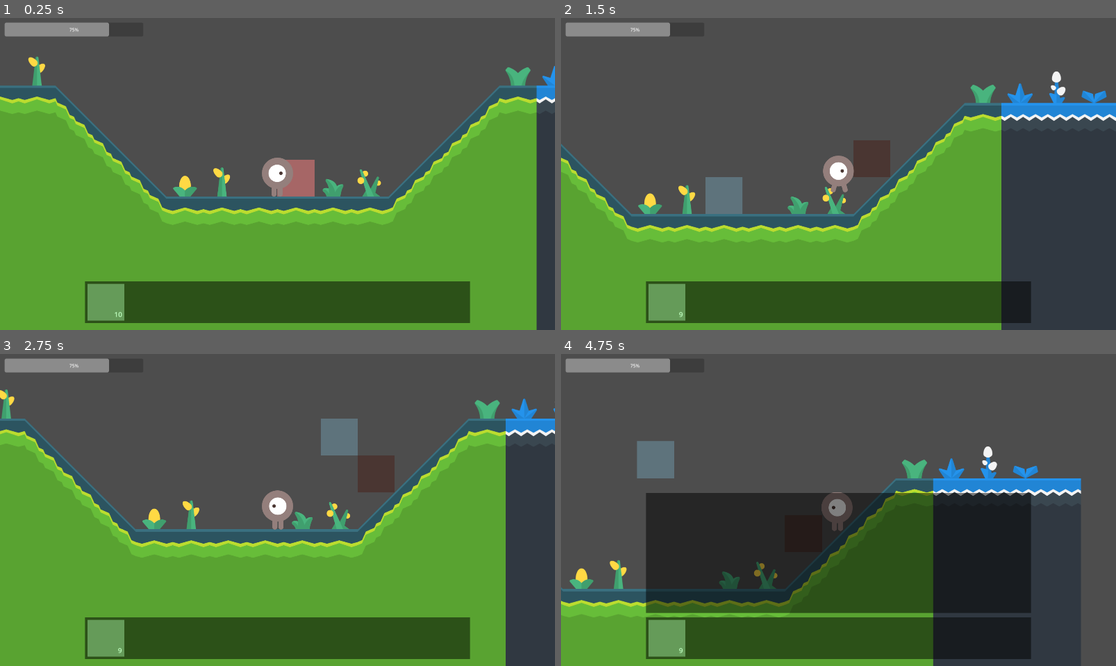
Above: before the commit, frames 1-4 (two rows, left to right).
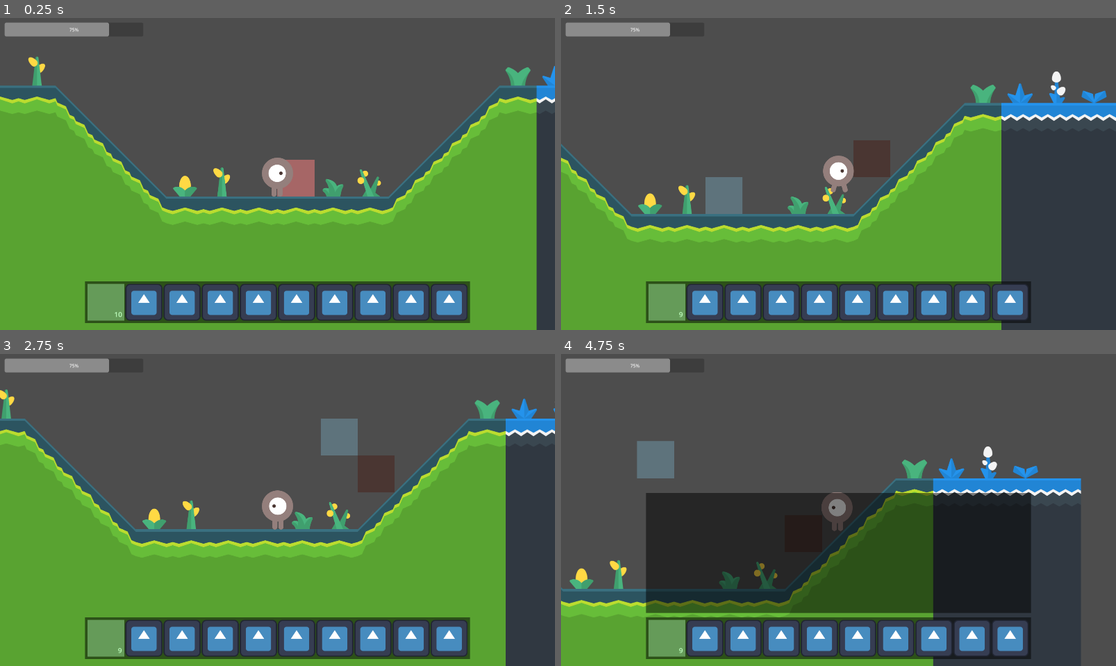
Above: after the commit, the same moments.

Repository: ichi-pg/godot-craft
Game: Godot game, scene res://main/main.tscn
The game is run twice, just before and just after one commit, with the same random seed, the same clock (stepped at 60 frames per second) and the same inputs. The engine's default icon, where the game draws it, is replaced by a stand-in: a white triangle on a blue panel in a dark square.
Inputs (mouse positions are in pixels of both pictures, inside the frame that each line leads up to):
- Up to frame 1 (0.25 s): no input
- Up to frame 2 (1.5 s): tap Enter at 0.5 s; move the mouse to (960, 158) at 0.52 s; press the mouse at (960, 158) at 0.53 s; hold D (move_right) from 0.53 s (still down); tap Space (battle_jump) at 0.77 s; move the mouse to (727, 189) at 1.27 s; release the mouse at (727, 189) at 1.28 s; tap Shift (battle_dodge) at 1.35 s
- Up to frame 3 (2.75 s): tap Space (battle_jump) at 1.52, 2 s; move the mouse to (333, 441) at 2.02 s; release D (move_right) at 2.03 s; hold A (move_left) from 2.03 s (still down); right-click (333, 441) at 2.1 s
- Up to frame 4 (4.75 s): move the mouse to (810, 572) at 2.77 s; release A (move_left) at 2.78 s; hold D (move_right) 2.78-4.28 s; tap Q (battle_heal) at 2.85 s; tap Space (battle_jump) at 3.02, 3.77, 4.52 s; move the mouse to (1005, 556) at 3.52 s; hold Mouse wheel down (hotbar_down) 3.53-4.28 s; tap Tab (inventory_toggle) at 4.15 s; move the mouse to (672, 463) at 4.27 s; hold A (move_left) from 4.28 s (still down); tap Mouse wheel up (hotbar_up) at 4.35 s

The runs differ from the first frame. In frame 1, 6.9% of the frame differs, in the area x 22-85%, y 85-97%; in frame 2, 6.9%; in frame 3, 6.9%; in frame 4, 6.8%.

Commit message:
Update drag item

Diff:
--- a/item/hotbar.gd
+++ b/item/hotbar.gd
@@ -67,7 +67,7 @@
 
 func _on_level_erased(tile_id):
 	increment_item(Common.ItemCategory.TILE, tile_id, 1)
-	# TODO pass drop
+	# TODO from drop
 
 func _on_level_placed(tile_id):
 	decrement_item(Common.ItemCategory.TILE, tile_id, 1)
--- a/item/inventory.gd
+++ b/item/inventory.gd
@@ -32,7 +32,7 @@
 
 func _on_hotbar_overflow(category, item_id, amount):
 	Common.increment_item(self, category, item_id, amount, 30)
-	# TODO drop
+	# TODO create drop
 
 
 func _can_drop_data(at_position, data):
@@ -41,5 +41,6 @@
 
 func _drop_data(at_position, item):
 	add_item(item.category, item.item_id, item.amount)
+	item.get_inventory().remove_item(item)
 	# TODO max count
-	# TODO free or init
+	# TODO stacking
--- a/item/item.gd
+++ b/item/item.gd
@@ -1,6 +1,8 @@
 extends TextureRect
 
 class_name Item
+
+const null_texture = preload("res://main/icon.svg")
 
 var category = Common.ItemCategory.NULL
 var item_id = 0
@@ -15,19 +17,25 @@
 	self.amount = amount
 	match category:
 		Common.ItemCategory.NULL:
+			texture = null_texture
+			#modulate.a = 0
 			$Label.visible = false
-			modulate.a = 0
 			return
 		Common.ItemCategory.TILE:
 			texture = Common.get_level_atlas(item_id)
+	modulate.a = 1
 	$Label.text = str(amount)
 	$Label.visible = true
-	modulate.a = 1
 
 
 func increment(amount):
 	self.amount = max(self.amount + amount, 0)
 	label.text = str(self.amount)
+
+
+func get_inventory():
+	# TODO cache
+	return get_parent().get_parent()
 
 
 func _get_drag_data(at_position):
@@ -56,5 +64,8 @@
 	var item_id = self.item_id
 	var amount = self.amount
 	init(item.category, item.item_id, item.amount)
-	item.init(category, item_id, amount)
-	# TODO ignore selector
+	if item_id:
+		item.init(category, item_id, amount)
+	else:
+		item.get_inventory().remove_item(item)
+	# TODO stacking
--- a/main/empty.gd
+++ b/main/empty.gd
@@ -6,6 +6,5 @@
 
 
 func _drop_data(at_position, item):
-	item.init(Common.ItemCategory.NULL, 0, 0)
-	# TODO from inventory
-	# TODO drop
+	item.get_inventory().remove_item(item)
+	# TODO create drop
